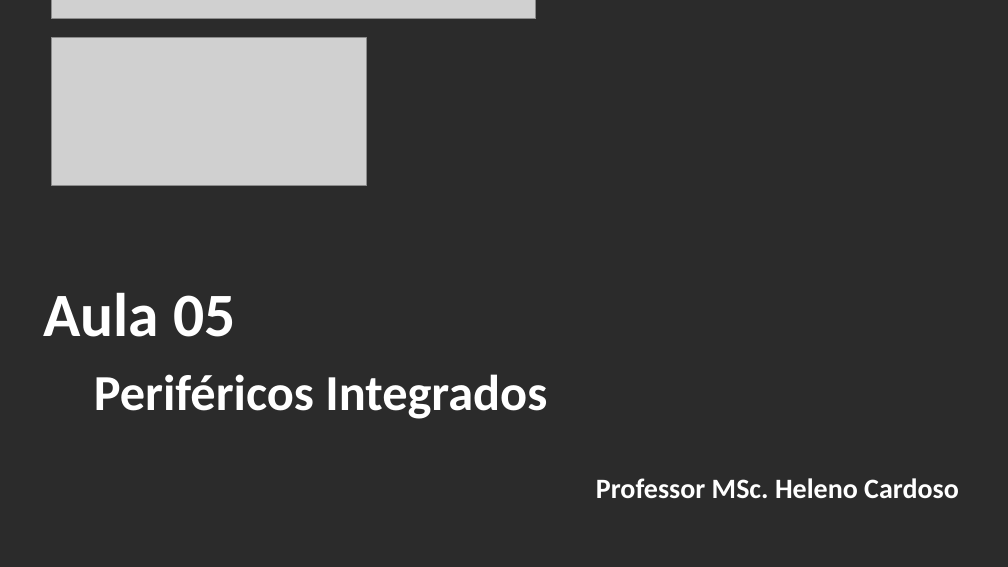
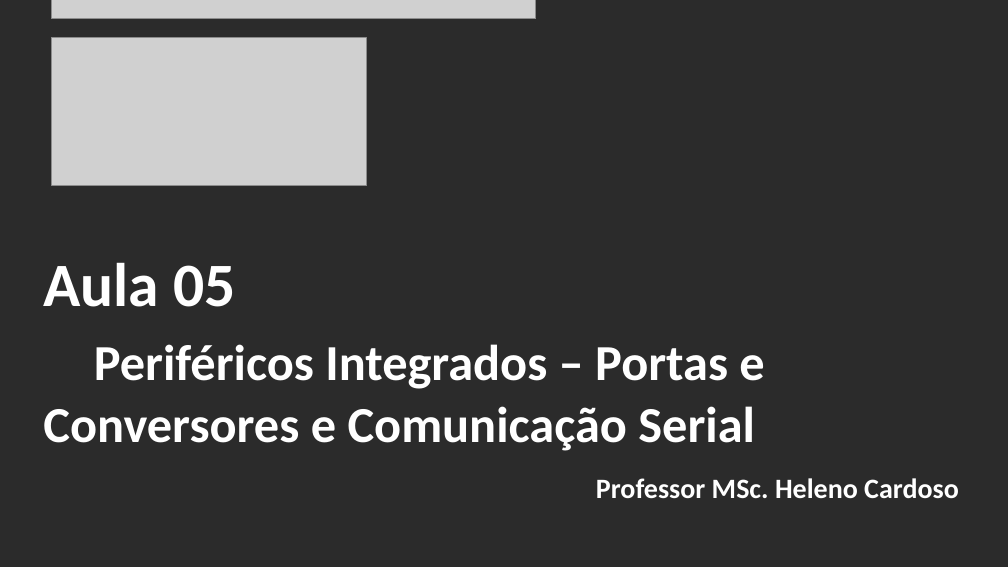
Before and after one commit to CloudEducationBrazil/WydenArea1ProgramacaoMicrocontroladores, a slide deck: slide 2 of 01 Classes/Aula 05 - Programação Microcontroladores - Periféricos Integrados - Portas e Conversores.pptx. Drawn at 1008x567 pixels with LibreOffice and Linux fonts; fonts in the diff are those of the drawing; grey boxes stand for pictures; background and template pictures are left out; a plain dark background stands for a picture behind light text. Boxes give left, top, right and bottom in pixels: in the first picture for what was removed or moved away, otherwise in the second. Text is boxed around its words. In the diff, an @@ line names an element or a change of style, - is before the commit and + after.

Commit message:
Aula 05 Microntroladores Portas IO, Conversores, Comunicação Serial 19042023

```diff
--- a/01 Classes/Aula 05 - Programação Microcontroladores - Periféricos Integrados - Portas e Conversores.pptx
+++ b/01 Classes/Aula 05 - Programação Microcontroladores - Periféricos Integrados - Portas e Conversores.pptx
@@ title at bbox=[43, 262, 764, 451]: text changed @@
-Aula 05
-Periféricos Integrados
+Aula 05
+Periféricos Integrados – Portas e Conversores e Comunicação Serial
```
Also in this commit, not shown: 6 other slides changed, 17 slides added, 1 slide removed.
